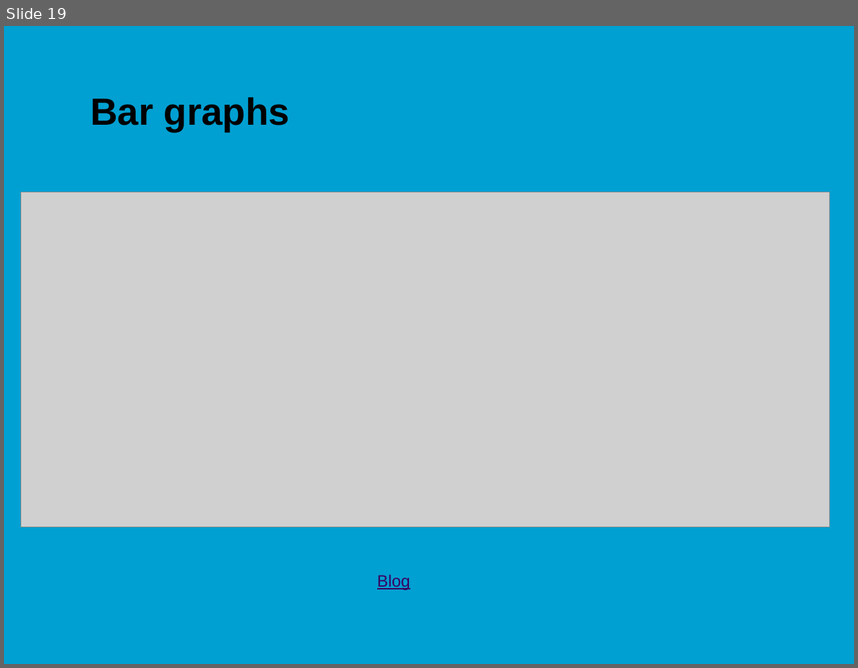
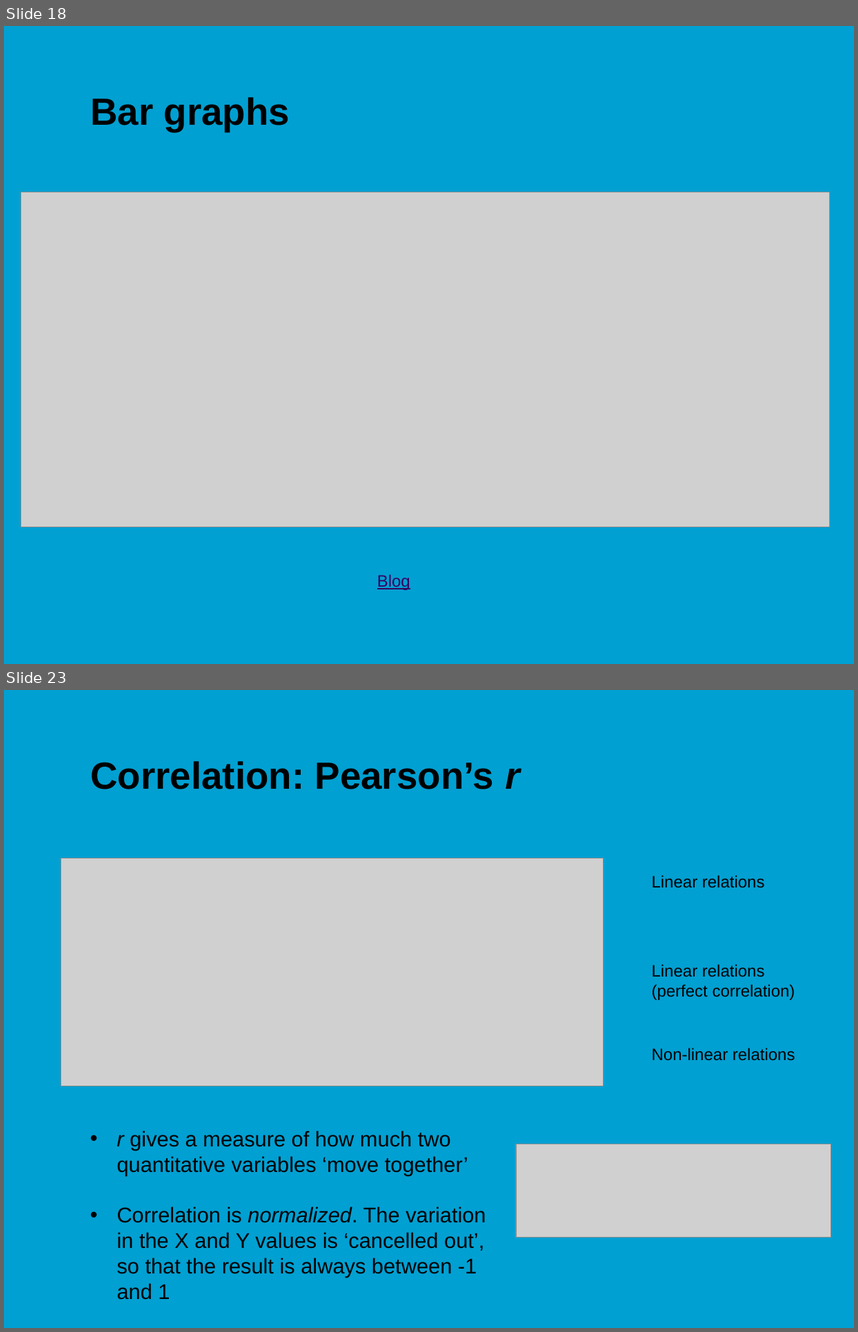
Before and after one commit to jonasmoons/data-driven-learning, a slide deck: slides/Week 2.pptx. Shown one above the other, each under a label of ours: slide 19 before the commit, slides 18 and 23 after it; the slides between them are not shown. The pictures are 858x668 and 858x1332 pixels, drawn with LibreOffice and Linux fonts; fonts in the diff are those of the drawing; grey boxes stand for pictures; background and template pictures are left out. Boxes give left, top, right and bottom in pixels: in the first picture for what was removed or moved away, otherwise in the second. Text is boxed around its words. In the diff, an @@ line names an element or a change of style, - is before the commit and + after.

```diff
--- a/slides/Week 2.pptx
+++ b/slides/Week 2.pptx
@@ slide 23 added at box(4, 690, 854, 1328), background picture (left out) @@
@@ title added at box(90, 761, 519, 789), 32 pt, text #000000, bold @@
+Correlation: Pearson’s r
@@ picture added at box(61, 858, 604, 1086) @@
@@ text added at box(652, 875, 765, 888), 14 pt, text #000000 @@
+Linear relations
@@ text added at box(652, 964, 795, 1000), 14 pt, text #000000 @@
+Linear relations (perfect correlation)
@@ text added at box(652, 1047, 795, 1061), 14 pt, text #000000 @@
+Non-linear relations
@@ text added at box(117, 1130, 486, 1299), 18 pt, text #000000 @@
+• r gives a measure of how much two quantitative variables ‘move together’
+• Correlation is normalized. The variation in the X and Y values is ‘cancelled out’, so that the result is always between -1 and 1
@@ picture added at box(516, 1144, 831, 1237) @@
@@ what was slide 19 is now slide 18 @@
```
Also in this commit, not shown: 5 slides changed, 9 other slides added, 12 slides removed, 55 other files.
